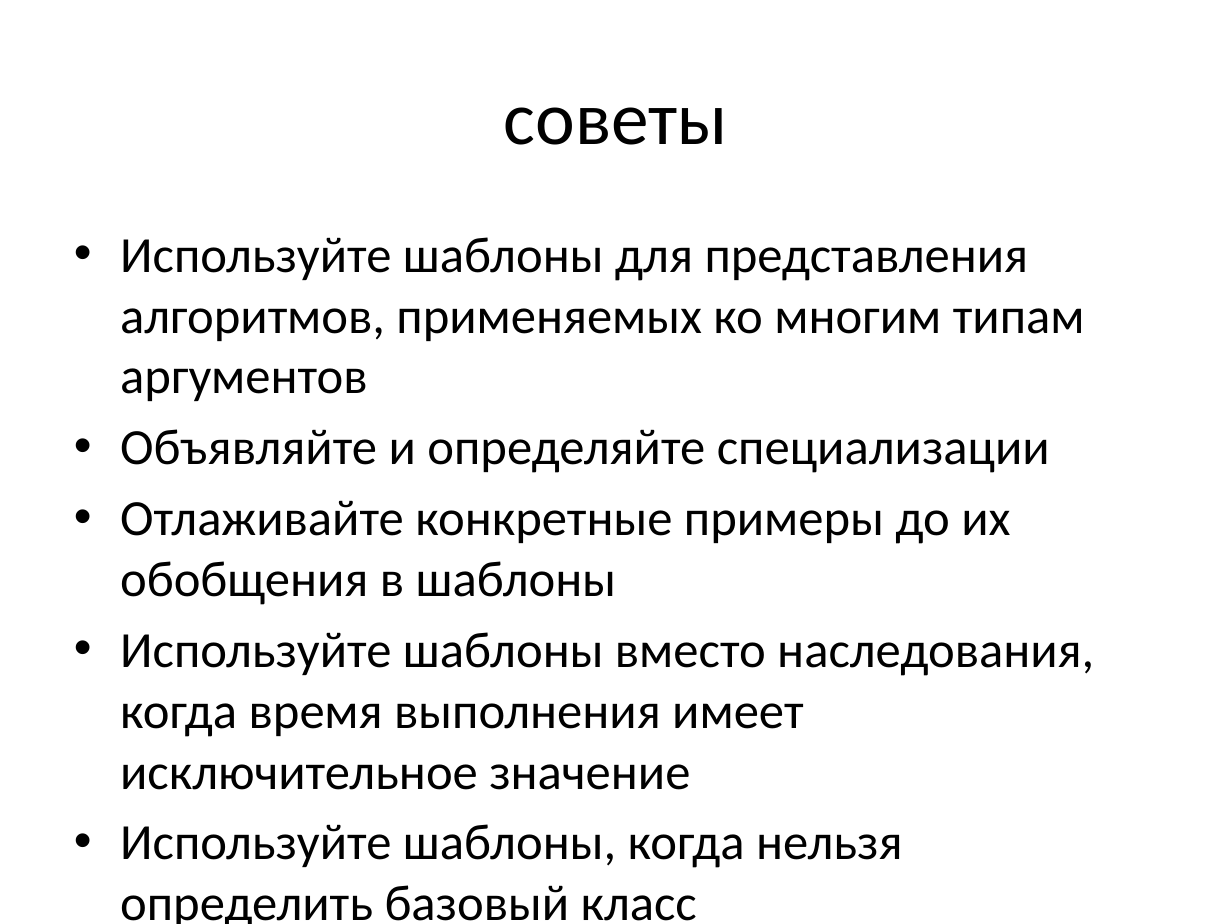
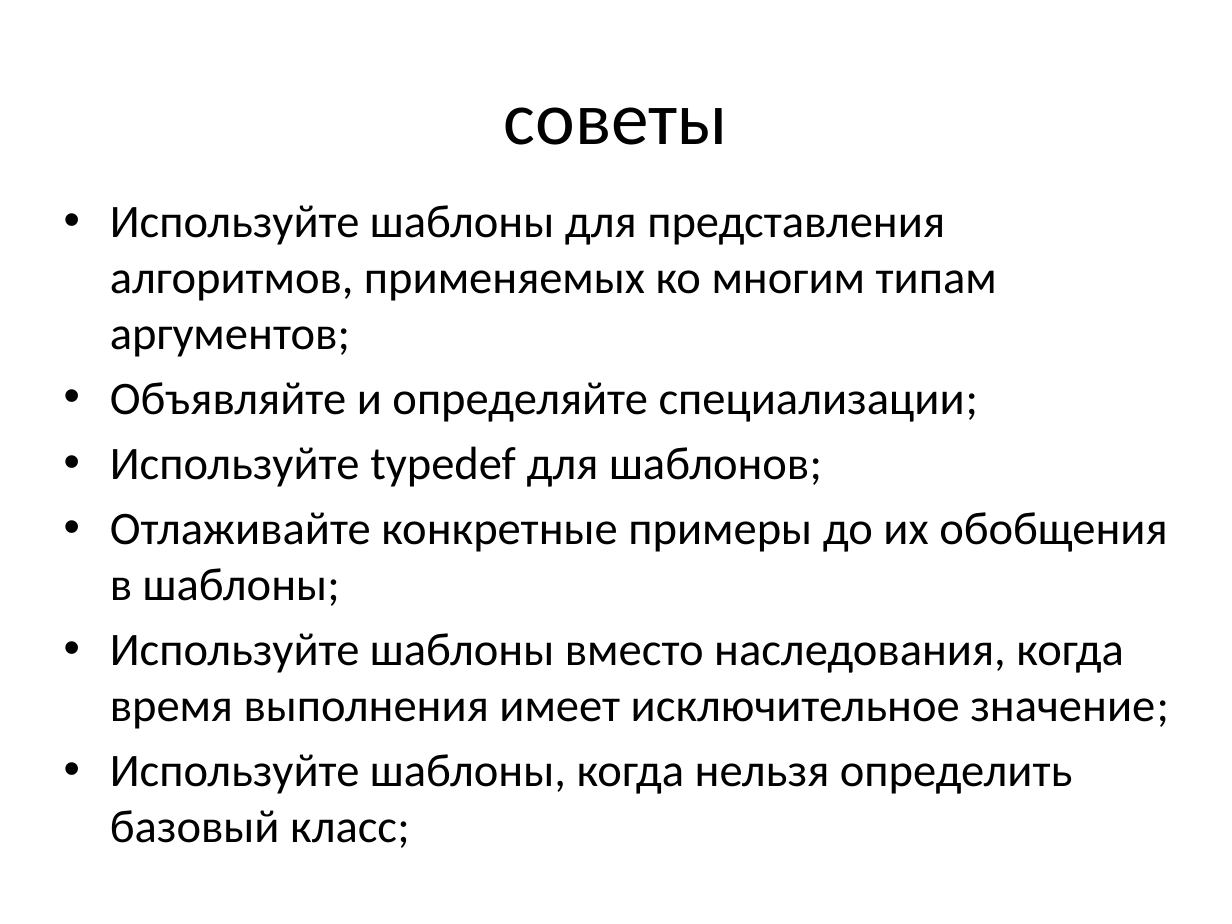
Before and after one commit to tscherkas/cpp_craft_1013, a slide deck: slide 22 of lections/cpp_craft_lec_5_pre.pptx (slide 18 before the commit). Drawn at 1232x924 pixels with LibreOffice and Linux fonts; fonts in the diff are those of the drawing. Boxes give left, top, right and bottom in pixels: in the first picture for what was removed or moved away, otherwise in the second. Text is boxed around its words. In the diff, an @@ line names an element or a change of style, - is before the commit and + after.

Commit message:
update 5th lecture

```diff
--- a/lections/cpp_craft_lec_5_pre.pptx
+++ b/lections/cpp_craft_lec_5_pre.pptx
@@ text at (x1=110, y1=205, x2=1169, y2=794): text changed; size 29.6 to 27.2 pt @@
-• Используйте шаблоны для представления алгоритмов, применяемых ко многим типам аргументов
-• Объявляйте и определяйте специализации
-• Отлаживайте конкретные примеры до их обобщения в шаблоны
-• Используйте шаблоны вместо наследования, когда время выполнения имеет исключительное значение
-• Используйте шаблоны, когда нельзя определить базовый класс
+• Используйте шаблоны для представления алгоритмов, применяемых ко многим типам аргументов;
+• Объявляйте и определяйте специализации;
+• Используйте typedef для шаблонов;
+• Отлаживайте конкретные примеры до их обобщения в шаблоны;
+• Используйте шаблоны вместо наследования, когда время выполнения имеет исключительное значение;
+• Используйте шаблоны, когда нельзя определить базовый класс;
```
Also in this commit, not shown: 4 other slides changed, 4 slides added.
